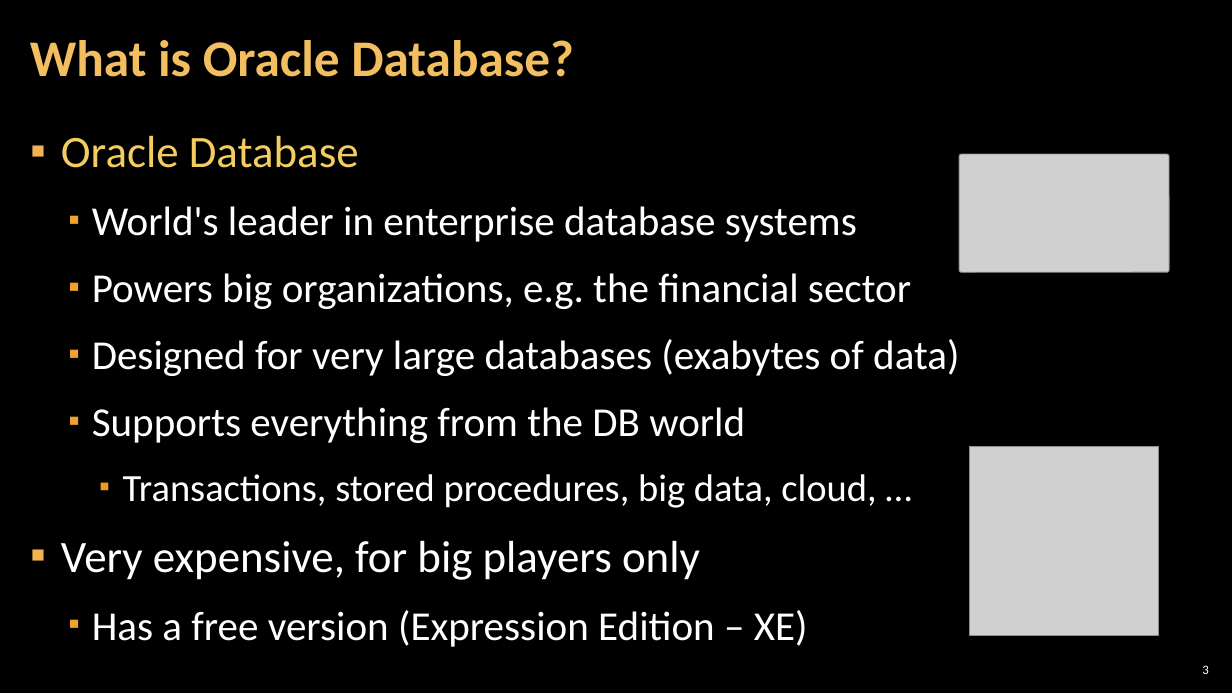
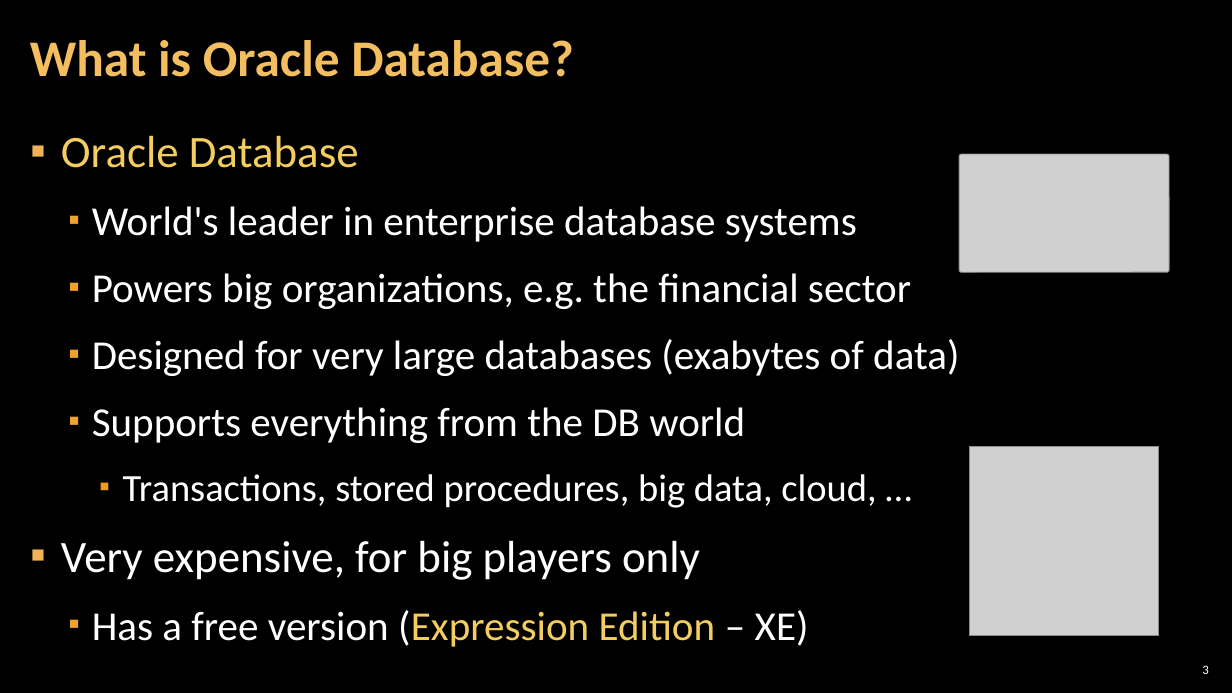
Before and after one commit to TeodorPenev/SoftUni, a slide deck: slide 3 of Advanced Level - Back-end/Databases/Presentation/2.3. Introduction-to-Oracle.pptx. Drawn at 1232x693 pixels with LibreOffice and Linux fonts; fonts in the diff are those of the drawing; grey boxes stand for pictures; background and template pictures are left out. Boxes give left, top, right and bottom in pixels: in the first picture for what was removed or moved away, otherwise in the second. Text is boxed around its words. In the diff, an @@ line names an element or a change of style, - is before the commit and + after.

```diff
--- a/Advanced Level - Back-end/Databases/Presentation/2.3. Introduction-to-Oracle.pptx
+++ b/Advanced Level - Back-end/Databases/Presentation/2.3. Introduction-to-Oracle.pptx
@@ text at (92, 610, 809, 647): text colour #FFFFFF to #F3CD60 in "(Expression Edition" @@
```
Also in this commit, not shown: 9 other slides changed, 9 slides added, 28 other files.
